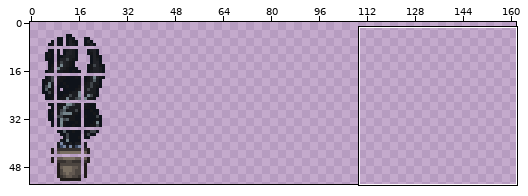
Two states of a sprite sheet, Tiles/PottedMercuryTendrils.png. Above: a wide view before the commit, with the close-up outlined.
Close-up. Earlier state:
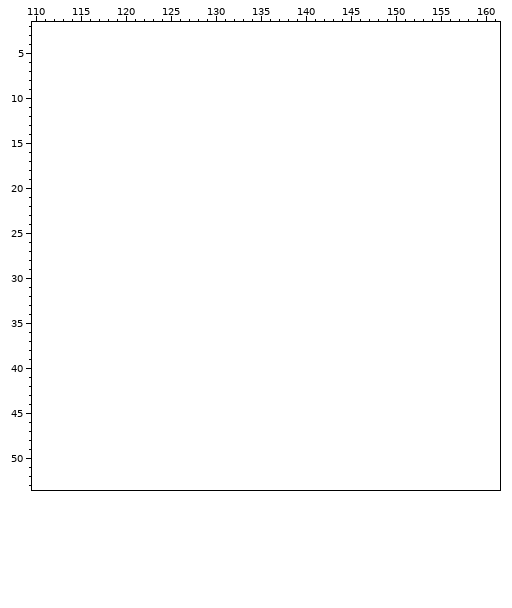
The file is 54x108 pixels, drawn in blocks of 2x2; one block is one cell here. Colours within 5 levels of each other are drawn and written as one. Shown: x 110..161, y 2..53. The old version is drawn lined up with the new one, on the new canvas. The commit also changed other parts of the picture, which this record leaves out.
The same view after the edit:
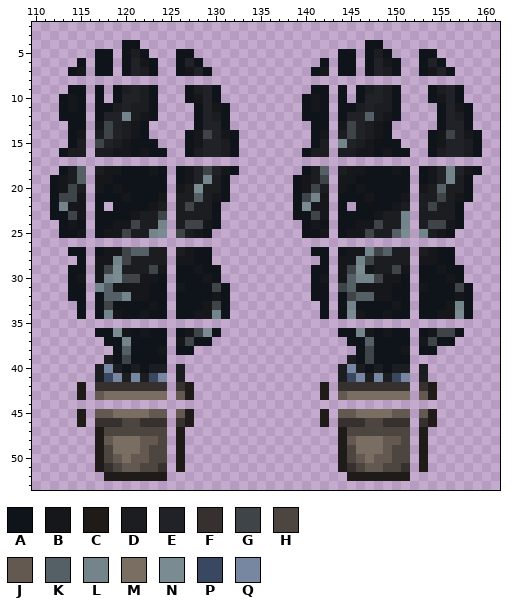
Palette (. is transparent): A #0f131a  B #16171a  C #1f1b19  D #1b1d21  E #212227  F #36312f  G #3f4449  H #4c4540  J #635951  K #556066  L #74848b  M #796e61  N #7a8c92  P #394760  Q #7787a2
Difference:
canvas 27x54 -> 162x54
Changed rows in their new state; - is an unchanged pixel.
first column x 112:
 4 --------AA-------------------------AA-----------
 5 -----AA-ADA---AA----------------AA-ADA---AA-----
 6 ---A-AA-AEBA--AEA-------------A-AA-AEBA--AEA----
 7 --AB-AA-AEDA--ABEA-----------AB-AA-AEDA--ABEA---
 9 --AA-A-ADEDA---ADEA----------AA-A-ADEDA---ADEA--
10 -ABA-A-AEEDA---ABEA---------ABA-A-AEEDA---ABEA--
11 -ABA-AADEDDA----AEBA--------ABA-AADEDDA----AEBA-
12 -AAA-AEELDBA----AEDA--------AAA-AEEKDBA----AEDA-
13 --AA-BGEDBA-----AEEA---------AA-BGEDBA-----AEEA-
14 --AB-DGEDBA----ABGEBA--------AB-DGEDBA----ABGEBA
15 --AD-GEDBAAA---ABEEDA--------AD-LEDBAAA---ABEEDA
16 -ADD-DDBBABAA--ADEEDA-------ADD-DDBBABAA--ADEEDA
18 -ADK-DBBAAABA-ABEGEBA-------ADK-DBBAAABA-ABELEBA
19 ABDK-BBAAAAAA-ABELDA-------ABDG-BBAAAAAA-ABELDA-
20 ABGD-BABAAAAA-BDNDDA-------ABGD-BABAAAAA-BDKDDA-
21 AGGB-AAABAAAB-DDKDBA-------AGLB-AAABAAAB-DDGDBA-
22 ALBB-A-AAAABD-DGDDA--------ANBB-A-AAAABD-DGDDA--
23 AAGB-AAAABDDG-DDDDA--------AAGB-AAAABDDL-DDDDA--
24 -ABA-AABBGDDL-DGGBA---------ABA-AABBGDDL-DGGBA--
25 -AAB-ABBGDDLN-GDBA----------AAB-ABBGDDKN-LDBA---
27 --AA-ABBGKKDD-DBAA-----------AA-ABBLGKDD-DBAA---
28 ---A-BBLGDDDD-BBAA------------A-BBLGDDDD-BBAA---
29 --AA-BGNDDDGB-AABAA----------AA-BGNBDDGB-AABAA--
30 --AB-BLNGGBBA-AAABA----------AB-BKLLGBBA-AAABA--
31 --AA-LKBBBBAA-BAAAGA---------AA-GKBBBBAA-BAAAGA-
32 --AA-AKKLBBAA-AAAABA---------AA-AGKKBBAA-AAAABA-
33 ---A-AGAAAABA-AAABGA----------A-ALAAAABA-AAABLA-
34 ---A-ALBAABAA-AABBLA----------A-ANBAABAA-AABBNA-
36 -----AANBABAA-ABGNA-------------AALBABAA-ABGGA--
37 ------AALAAAA-BGAA---------------AAKAAAA-BGAA---
38 -------AKAAAB-AA------------------AGAAAB-AA-----
39 ------DAGAAAA--------------------DAGAAAA--------
40 -----DQDADADD-D-----------------DQDADADD-D------
41 -----DPQDQDPQ-D-----------------DPQDQDPQ-D------
42 ---C-FFFFFFFF-FC--------------C-FFFFFFFF-FC-----
43 ---C-JMMMMMMM-JC--------------C-JMMMMMMM-JC-----
45 ---C-JJMMMMJJ-JC--------------C-JJMMMMJJ-JC-----
46 ---C-FFFHHFFF-FC--------------C-FFFHHFFF-FC-----
47 -----CHHHHHHH-C-----------------CHHHHHHH-C------
48 -----CJMMMJJH-C-----------------CJMMMJJH-C------
49 -----CHMMMJHH-C-----------------CHMMMJHH-C------
50 -----CHJMJJHH-C-----------------CHJMJJHH-C------
51 -----CFHJJHHF-C-----------------CFHJJHHF-C------
52 ------CCCCCCC--------------------CCCCCCC--------
Boxes around the changes in both close-ups, in picture pixels (x1, y1, x2, y2):
added: (50, 40, 239, 481)
added: (293, 40, 482, 481)
